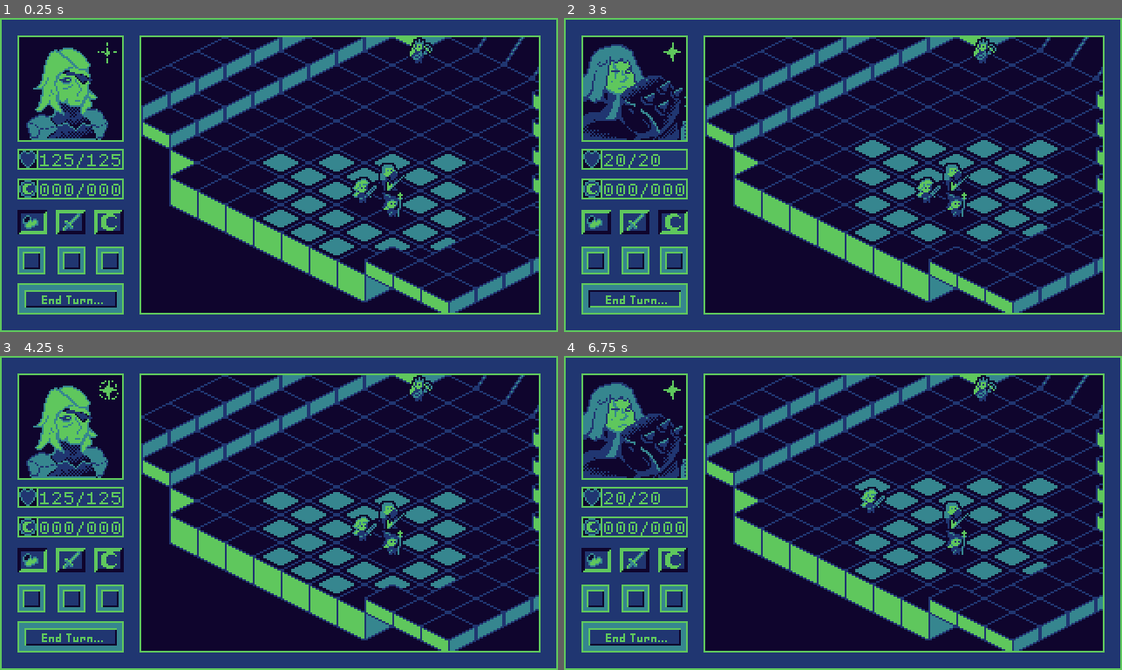
Above: before the commit, frames 1-4 (two rows, left to right).
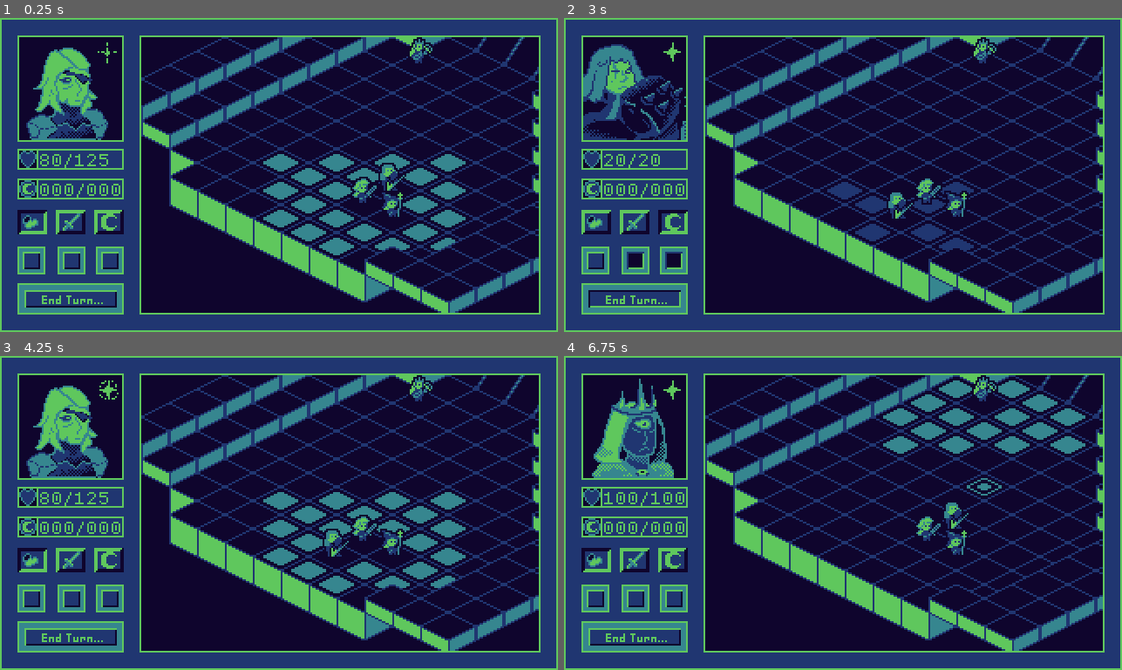
Above: after the commit, the same moments.

Repository: NoahLPoteat/CapstoneProject
Game: Godot game, scene res://src/gameplay/prototypes/game_prototype.tscn
Same seed, same stepped clock (60 frames per second), same inputs: the game is played once before the commit and once after it. The engine's default icon, where the game draws it, is replaced by a stand-in: a white triangle on a blue panel in a dark square.
Inputs (mouse positions are in pixels of both pictures, inside the frame that each line leads up to):
- Up to frame 1 (0.25 s): no input
- Up to frame 2 (3 s): move the mouse to (597, 222) at 0.52 s; click (597, 222) at 0.67 s; tap Enter at 1.25, 2.75 s; move the mouse to (636, 222) at 1.27 s; click (636, 222) at 1.42 s; tap Space (debug_turn_skip) at 2 s; move the mouse to (675, 222) at 2.02 s; click (675, 222) at 2.17 s; move the mouse to (636, 297) at 2.77 s; click (636, 297) at 2.92 s
- Up to frame 3 (4.25 s): tap Space (debug_turn_skip) at 3.5, 4.15 s; move the mouse to (446, 560) at 3.52 s; click (446, 560) at 3.67 s
- Up to frame 4 (6.75 s): move the mouse to (675, 465) at 4.27 s; click (675, 465) at 4.42 s; move the mouse to (870, 513) at 5.02 s; click (870, 513) at 5.17 s; tap Enter at 5.75 s; move the mouse to (759, 434) at 5.77 s; click (759, 434) at 5.92 s; tap Space (debug_turn_skip) at 6.5 s; move the mouse to (965, 497) at 6.52 s; click (965, 497) at 6.67 s

The runs differ from the first frame. In frame 1, 0.2% of the frame differs, in the area x 7-22%, y 43-48%; in frame 2, 5.5%; in frame 3, 0.8%; in frame 4, 11%, in the area x 3-94%, y 7-72%.

Commit message:
enemy death, + graves

Diff:
--- a/Project/src/gameplay/prototypes/battle_map_controller.gd
+++ b/Project/src/gameplay/prototypes/battle_map_controller.gd
@@ -31,9 +31,12 @@
 func start_battle():
 	pass
 
-func attempt_strike_unit(to_pos_global: Vector2, user: UnitBase):
-
-	var to_pos_iso: Vector2i = iso_from_global(to_pos_global)
+func attempt_strike_unit(to_pos_global: Vector2, user: UnitBase, iso: Vector2i = Vector2i(0,0), from_iso:bool = false):
+	var to_pos_iso: Vector2i
+	if from_iso:
+		to_pos_iso = iso
+	else:
+		to_pos_iso = iso_from_global(to_pos_global)
 	var strike = user.get_strike()
 
 	if strike == null:
@@ -62,6 +65,10 @@
 	## from here we are in a valid state to perform the attack
 	strike.effect(target_unit)
 	user.ability_use_left -= 1
+
+func tile_has_unit(to_pos: Vector2i):
+	if unit_from_pos.has(to_pos): return true
+	return false
 
 func attempt_move_unit(to_pos_global: Vector2, unit: UnitBase, iso: Vector2i = Vector2i(0, 0), from_iso: bool = false, dist_override: bool = false):
 	if not unit:
--- a/Project/src/gameplay/prototypes/battle_map_controller.tscn
+++ b/Project/src/gameplay/prototypes/battle_map_controller.tscn
@@ -87,7 +87,7 @@
 position = Vector2(-32, -20)
 portrait_texture = SubResource("AtlasTexture_chmxg")
 is_ally = true
-health = 125
+health = 80
 max_health = 125
 strike = SubResource("Resource_chmxg")
 
@@ -99,6 +99,7 @@
 portrait_texture = SubResource("AtlasTexture_lpman")
 is_ally = true
 starting_pos = Vector2i(10, 2)
+health = 80
 movement_left = 4
 strike = SubResource("Resource_063d6")
 
--- a/Project/src/gameplay/prototypes/battle_screen_controller.gd
+++ b/Project/src/gameplay/prototypes/battle_screen_controller.gd
@@ -38,6 +38,7 @@
 
 func _process(delta: float) -> void:
 	battle_state_process()
+	#print(turn_order, turn_index)
 
 
 var enemy_ai_running: bool = false
@@ -80,6 +81,7 @@
 			pass
 
 var custom_timer: Timer
+var t: float
 func enemy_ai():
 	var this_enemy = current_unit
 	enemy_ai_running = true
@@ -87,6 +89,7 @@
 	add_child(custom_timer)
 	custom_timer.wait_time = 1.0
 	custom_timer.one_shot = true
+
 
 
 	for tile in old_tiles:
@@ -107,42 +110,78 @@
 					battle_map_controller.atlas_enum.WALKABLE, to_pos)
 				old_tiles.append(to_pos)
 
-	#t = randf_range(0.8, 1.2)
-	#await get_tree().create_timer(t).timeout
-	custom_timer.start()
+	t = randf_range(0.8, 1.2)
+	custom_timer.start(t)
 	await custom_timer.timeout
 
-
+	var s_iso: Vector2i = this_enemy.map_position
 	var closest_unit: UnitBase
 	var closest_dist: float = 10000000.0
 	for unit in turn_order:
 		if this_enemy == unit:
 			continue
-		var s_iso: Vector2i = this_enemy.map_position
 		var t_iso: Vector2i = unit.map_position
 		var d = s_iso.distance_to(t_iso)
 		if d <= closest_dist:
 			closest_dist = d
 			closest_unit = unit
 
-	#loop through all free movement tiles
-	#	find tile closest to enemy unit
-	#take between 0.8 to 1.2 s to 'think'
-	#move enemy unit to said tile
-
-	var closest_tile: Vector2i
-	for tile in old_tiles: #each tile in old_tiles is actually a moveable tile rn
+	if not closest_unit:
+		return
+
+	var closest_tile: Vector2i = Vector2i(-1000, -1000)
+	closest_dist = 10000000.0
+	for tile: Vector2i in old_tiles: #each tile in old_tiles is actually a moveable tile rn
+		var d = tile.distance_to(closest_unit.map_position)
+		if d <= closest_dist and not battle_map_controller.tile_has_unit(tile):
+			closest_dist = d
+			closest_tile = tile
 		battle_map_controller.highlight_tile(battle_map_controller.atlas_enum.DEF, tile, true, true)
 	old_tiles = []
-
-	#swap to attack
-
-	#loop through all available attack tiles
-		#if any enemy in range, attack closest
+	print(closest_tile, closest_unit, closest_dist)
+	battle_map_controller.attempt_move_unit(Vector2(0,0), this_enemy, closest_tile, true)
+
+	#get strike and display tiles (abilities come later)
+	var strike: AbilityBase = this_enemy.get_strike()
+
+	for tile in strike.get_tiles():
+		var t_off: Vector2i = tile + this_enemy.map_position
+		if t_off == current_unit.map_position:
+			continue
+
+		battle_map_controller.highlight_tile(
+			battle_map_controller.atlas_enum.ATTACKABLE, t_off, true
+		)
+		old_tiles.append(t_off)
+
+	t = randf_range(0.8, 1.2)
+	custom_timer.start(t)
+	await custom_timer.timeout
+
+	var first_enemy_in_range: UnitBase = null
+	var striking_tile: Vector2i = Vector2i(-1000,-1000)
+	for tile in old_tiles:
+		if battle_map_controller.tile_has_unit(tile):
+			var tar: UnitBase = battle_map_controller.unit_from_pos[tile]
+			if tar.is_ally != this_enemy.is_ally:
+				first_enemy_in_range = tar
+				striking_tile = first_enemy_in_range.map_position
+				break
+
+	for tile in old_tiles: #reset tiles
+		battle_map_controller.highlight_tile(battle_map_controller.atlas_enum.DEF, tile, true, true)
+	old_tiles = []
+
+	#attempt to strike a unit if one in range
+	if first_enemy_in_range != null and striking_tile != Vector2i(-1000,-1000):
+		battle_map_controller.attempt_strike_unit(Vector2(-1,-1), this_enemy, striking_tile, true)
+
+	t = randf_range(0.8, 1.2)
+	custom_timer.start(t)
+	await custom_timer.timeout
 
 	enemy_ai_running = false
-	if current_unit == this_enemy:
-		next_turn()
+	next_turn()
 
 func change_battle_state(new_state: BATTLE_PHASES):
 	exit_battle_state(current_battle_state)
@@ -179,6 +218,8 @@
 		battle_map_controller.highlight_tile(battle_map_controller.atlas_enum.DEF, tile, true, true)
 	old_tiles = []
 
+	#if unit is dead:
+	#	skip!
 
 	match current_turn_state:
 		TURN_STATES.MOVING:
@@ -280,10 +321,16 @@
 	overlay_node.update_gui(current_unit, current_battle_state, current_turn_state)
 
 func next_turn():
-	if turn_index >= len(turn_order):
+	if turn_index >= turn_order.size():
 		turn_index = 0 #reset back to start of turn order
 
 	current_unit = turn_order[turn_index]
+	if current_unit.unit_dead:
+		check_win_loss()
+		turn_index += 1
+		next_turn()
+		return
+
 	current_unit.reset_turn()
 
 
@@ -339,17 +386,6 @@
 	return battle_map_controller.get_units_arr()
 
 func unit_death(unit: UnitBase):
-	turn_order.remove_at(unit.turn_order_pos)
-	unit.queue_free()
-
-	battle_map_controller.remove_unit(unit)
-
-	#update loop
-	var i = 0
-	for u in turn_order:
-		u.turn_order_pos = i
-		i += 1
-	turn_index -= 1
 	check_win_loss()
 
 ## two options
--- a/Project/src/gameplay/prototypes/unit_scene_base.tscn
+++ b/Project/src/gameplay/prototypes/unit_scene_base.tscn
@@ -1,13 +1,107 @@
-[gd_scene load_steps=6 format=3 uid="uid://ct3ui131rw88u"]
+[gd_scene load_steps=21 format=3 uid="uid://ct3ui131rw88u"]
 
 [ext_resource type="Script" uid="uid://dh7uvryf2q04a" path="res://src/gameplay/units/unit.gd" id="1_jy6c2"]
 [ext_resource type="Texture2D" uid="uid://stn5bu8ghnvr" path="res://assets/art/characters/portraitDesign.png" id="2_2p8cq"]
 [ext_resource type="Texture2D" uid="uid://c3t8f5k3ggg8w" path="res://assets/art/characters/CharacterDesignAtl.png" id="3_yytn0"]
 [ext_resource type="PackedScene" uid="uid://dqxytahl0deg1" path="res://src/gameplay/prototypes/particles/bloodParticle.tscn" id="4_2p8cq"]
+[ext_resource type="Texture2D" uid="uid://ddbpxaxdu1ktf" path="res://assets/art/characters/unitDeathAnim.png" id="5_a07dw"]
+[ext_resource type="Texture2D" uid="uid://bjti2gkvkyp00" path="res://assets/art/characters/GraveStone.png" id="5_yytn0"]
 
 [sub_resource type="AtlasTexture" id="AtlasTexture_jy6c2"]
 atlas = ExtResource("2_2p8cq")
 region = Rect2(180, 0, 59, 59)
+
+[sub_resource type="AtlasTexture" id="AtlasTexture_dull3"]
+atlas = ExtResource("5_a07dw")
+region = Rect2(0, 0, 16, 16)
+
+[sub_resource type="AtlasTexture" id="AtlasTexture_c0562"]
+atlas = ExtResource("5_a07dw")
+region = Rect2(16, 0, 16, 16)
+
+[sub_resource type="AtlasTexture" id="AtlasTexture_lwlis"]
+atlas = ExtResource("5_a07dw")
+region = Rect2(32, 0, 16, 16)
+
+[sub_resource type="AtlasTexture" id="AtlasTexture_wwt2p"]
+atlas = ExtResource("5_a07dw")
+region = Rect2(48, 0, 16, 16)
+
+[sub_resource type="AtlasTexture" id="AtlasTexture_yv1vw"]
+atlas = ExtResource("5_a07dw")
+region = Rect2(64, 0, 16, 16)
+
+[sub_resource type="AtlasTexture" id="AtlasTexture_88kmv"]
+atlas = ExtResource("5_a07dw")
+region = Rect2(80, 0, 16, 16)
+
+[sub_resource type="AtlasTexture" id="AtlasTexture_hwyn6"]
+atlas = ExtResource("5_a07dw")
+region = Rect2(96, 0, 16, 16)
+
+[sub_resource type="AtlasTexture" id="AtlasTexture_abipi"]
+atlas = ExtResource("5_a07dw")
+region = Rect2(112, 0, 16, 16)
+
+[sub_resource type="AtlasTexture" id="AtlasTexture_ugljh"]
+atlas = ExtResource("5_a07dw")
+region = Rect2(128, 0, 16, 16)
+
+[sub_resource type="AtlasTexture" id="AtlasTexture_3q0rv"]
+atlas = ExtResource("5_a07dw")
+region = Rect2(144, 0, 16, 16)
+
+[sub_resource type="AtlasTexture" id="AtlasTexture_8xpmw"]
+atlas = ExtResource("5_a07dw")
+region = Rect2(160, 0, 16, 16)
+
+[sub_resource type="AtlasTexture" id="AtlasTexture_f5wwp"]
+atlas = ExtResource("5_a07dw")
+region = Rect2(176, 0, 16, 16)
+
+[sub_resource type="SpriteFrames" id="SpriteFrames_h8l8m"]
+animations = [{
+"frames": [{
+"duration": 1.0,
+"texture": SubResource("AtlasTexture_dull3")
+}, {
+"duration": 1.0,
+"texture": SubResource("AtlasTexture_c0562")
+}, {
+"duration": 1.0,
+"texture": SubResource("AtlasTexture_lwlis")
+}, {
+"duration": 1.0,
+"texture": SubResource("AtlasTexture_wwt2p")
+}, {
+"duration": 1.0,
+"texture": SubResource("AtlasTexture_yv1vw")
+}, {
+"duration": 1.0,
+"texture": SubResource("AtlasTexture_88kmv")
+}, {
+"duration": 1.0,
+"texture": SubResource("AtlasTexture_hwyn6")
+}, {
+"duration": 1.0,
+"texture": SubResource("AtlasTexture_abipi")
+}, {
+"duration": 1.0,
+"texture": SubResource("AtlasTexture_ugljh")
+}, {
+"duration": 1.0,
+"texture": SubResource("AtlasTexture_3q0rv")
+}, {
+"duration": 1.0,
+"texture": SubResource("AtlasTexture_8xpmw")
+}, {
+"duration": 1.0,
+"texture": SubResource("AtlasTexture_f5wwp")
+}],
+"loop": false,
+"name": &"new_animation",
+"speed": 8.0
+}]
 
 [node name="Unit" type="Node2D"]
 y_sort_enabled = true
@@ -30,3 +124,12 @@
 randomness = 0.15
 
 [node name="AnimatedSprite2D" type="AnimatedSprite2D" parent="."]
+sprite_frames = SubResource("SpriteFrames_h8l8m")
+animation = &"new_animation"
+
+[node name="GraveSprite" type="Sprite2D" parent="."]
+visible = false
+texture = ExtResource("5_yytn0")
+
+[connection signal="animation_finished" from="AnimatedSprite2D" to="." method="_on_animated_sprite_2d_animation_finished"]
+[connection signal="frame_changed" from="AnimatedSprite2D" to="." method="_on_animated_sprite_2d_frame_changed"]
--- a/Project/src/gameplay/resources/ability_res/built_abilities/str_single_plus.tres
+++ b/Project/src/gameplay/resources/ability_res/built_abilities/str_single_plus.tres
@@ -6,6 +6,6 @@
 script = ExtResource("1_s8u4i")
 ability_name = "SpearStrike"
 ability_desc = "Strike with your spear in a straight line"
-abi_range = 3
+abi_range = 2
 val = 25
 metadata/_custom_type_script = "uid://mpukm3krw8pq"
--- a/Project/src/gameplay/units/unit.gd
+++ b/Project/src/gameplay/units/unit.gd
@@ -14,6 +14,7 @@
 var cast_chance_mod: float = 1.0
 var attack_change_mode: float = 1.0
 var turn_order_pos: int = -1
+var unit_dead: bool = false
 
 ##holds the units target position, the unit will lerp to it when moving
 var map_position: Vector2i = Vector2i(0, 0)
@@ -39,6 +40,9 @@
 #For now each unit will just have a static sprite
 #	In the future I want them to be animated
 @export var sprite: Texture2D
+@onready var sprite_node: Sprite2D = $Sprite2D
+@onready var grave: Sprite2D = $GraveSprite
+@onready var death_anim: AnimatedSprite2D = $AnimatedSprite2D
 
 enum DIR {
 	LEFT,
@@ -60,6 +64,9 @@
 	pass
 
 func take_damage(val: int):
+	if unit_dead:
+		return
+
 	health -= val
 
 	blood_particle.restart(false)
@@ -71,12 +78,17 @@
 		die()
 
 func heal(val: int):
+	if unit_dead: return
+
 	health += val
 
 	health = min(health, max_health)
 
 func die():
-	unit_died.emit()
+	if not unit_dead:
+		unit_dead = true
+		death_anim.play()
+
 
 func get_strike():
 	if strike != null:
@@ -93,3 +105,20 @@
 func reset_turn():
 	movement_left = 3
 	ability_use_left = max_ability_uses
+
+
+func hide_sprite():
+	sprite_node.visible = false
+
+func show_sprite():
+	pass
+
+
+func _on_animated_sprite_2d_frame_changed() -> void:
+	if death_anim.frame == 7:
+		hide_sprite()
+
+func _on_animated_sprite_2d_animation_finished() -> void:
+	death_anim.stop()
+	death_anim.frame = 0
+	grave.visible = true
Binary file added: Project/assets/art/characters/GraveStone.png
Not shown, added: Project/assets/art/characters/GraveStone.png.import
Binary file changed: Project/assets/art/characters/unitDeathAnim.png
Not shown, changed: CapstoneObsidian/Bugs & Issues.md
